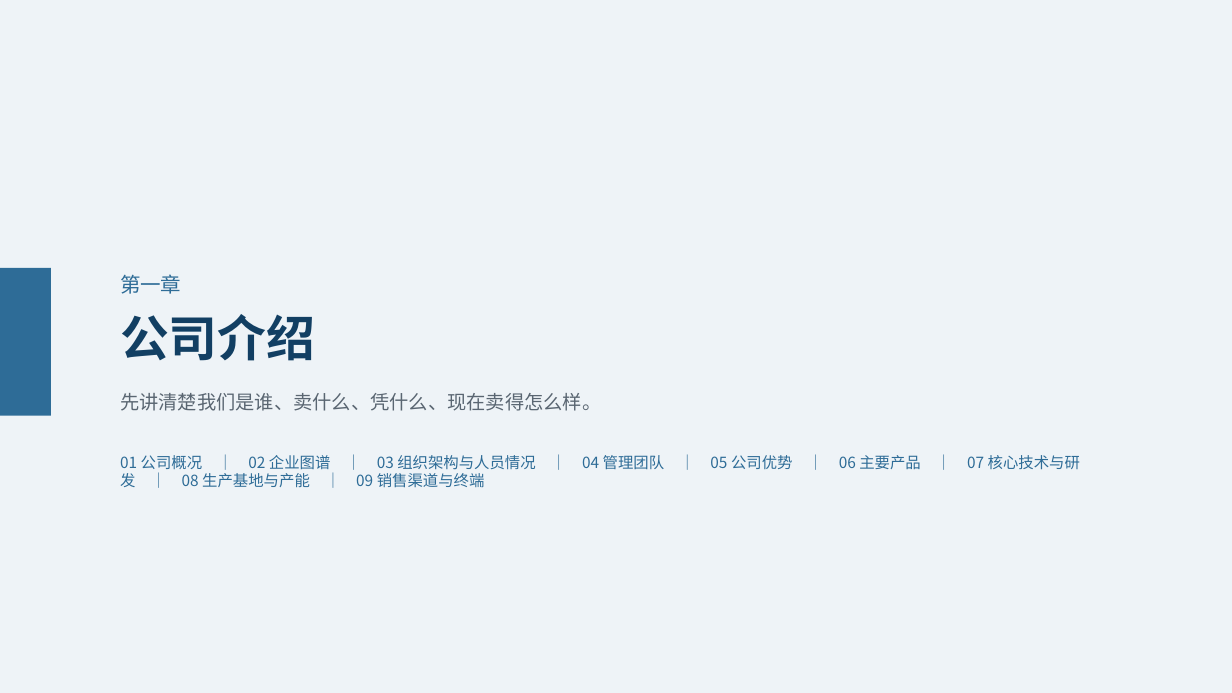
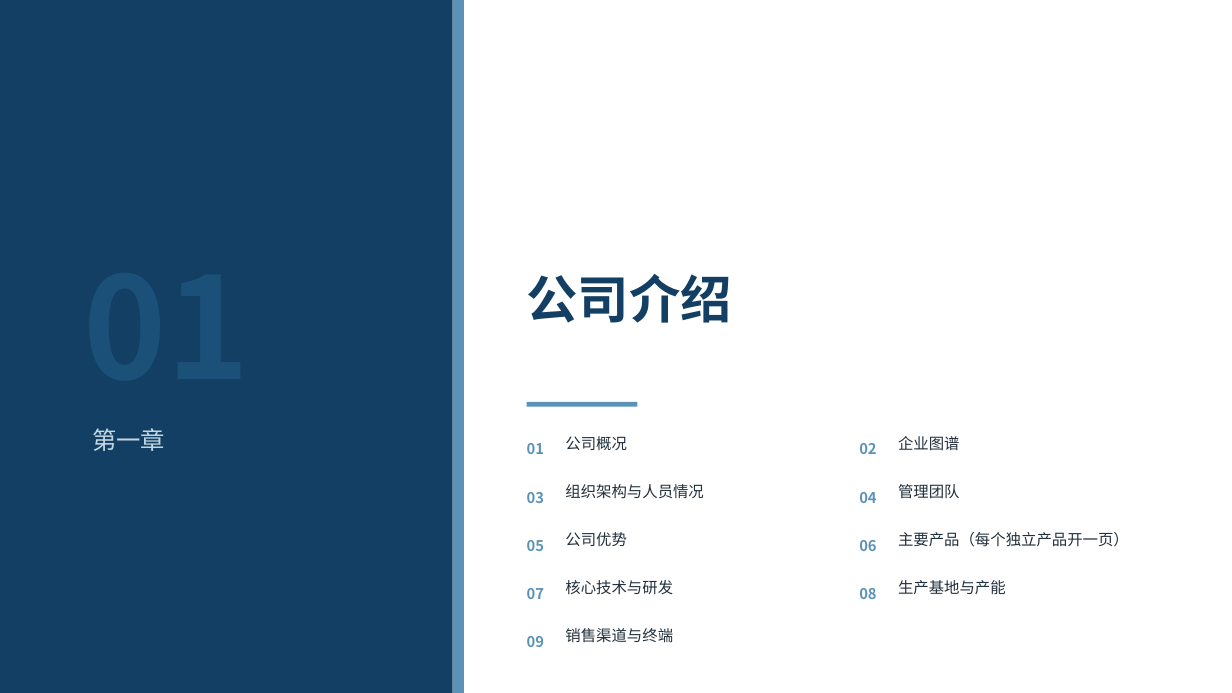
Before and after one commit to xid013-ux/JXD, a slide deck: slide 3 of output/BP框架/燕京中发融资BP框架（教学版）.pptx (slide 4 before the commit). Drawn at 1232x693 pixels with LibreOffice and Linux fonts; fonts in the diff are those of the drawing. Boxes give left, top, right and bottom in pixels: in the first picture for what was removed or moved away, otherwise in the second. Text is boxed around its words. In the diff, an @@ line names an element or a change of style, - is before the commit and + after.

```diff
--- a/output/BP框架/燕京中发融资BP框架（教学版）.pptx
+++ b/output/BP框架/燕京中发融资BP框架（教学版）.pptx
@@ background #EEF3F7 to #FFFFFF @@
@@ rectangle added at <box>0,0,453,693</box>, fill #123F63 @@
@@ rectangle added at <box>453,0,464,693</box>, fill #5B93B8 @@
@@ rectangle removed at <box>0,268,51,416</box> @@
@@ text "公司介绍": place and size @@
-text "公司介绍" at <box>120,314,315,361</box>
+text "公司介绍" at <box>527,274,732,323</box>
@@ text "公司介绍" at <box>527,274,732,323</box>: size 38 to 40 pt @@
@@ text removed at <box>120,393,601,411</box> @@
-先讲清楚我们是谁、卖什么、凭什么、现在卖得怎么样。
@@ rectangle added at <box>527,402,638,407</box>, fill #5B93B8 @@
@@ text "第一章": place and size @@
-text "第一章" at <box>120,274,181,294</box>
+text "第一章" at <box>92,428,165,451</box>
@@ text "第一章" at <box>92,428,165,451</box>: size 16 to 19 pt, text colour #2E6C97 to #C3D6E3 @@
@@ text added at <box>527,443,544,454</box>, 11.5 pt, text #5B93B8, bold @@
+01
@@ text added at <box>565,436,627,450</box>, 12 pt, text #22303C @@
+公司概况
@@ text added at <box>859,443,876,454</box>, 11.5 pt, text #5B93B8, bold @@
+02
@@ text added at <box>898,436,960,451</box>, 12 pt, text #22303C @@
+企业图谱
@@ text removed at <box>120,455,1080,470</box> @@
-01 公司概况 ｜ 02 企业图谱 ｜ 03 组织架构与人员情况 ｜ 04 管理团队 ｜ 05 公司优势 ｜ 06 主要产品 ｜ 07 核心技术与研发 ｜ 08 生产基地与产能 ｜ 09 销售渠道与终端
@@ text added at <box>527,492,544,503</box>, 11.5 pt, text #5B93B8, bold @@
+03
@@ text added at <box>565,484,703,499</box>, 12 pt, text #22303C @@
+组织架构与人员情况
@@ text added at <box>859,492,876,503</box>, 11.5 pt, text #5B93B8, bold @@
+04
@@ text added at <box>898,484,960,499</box>, 12 pt, text #22303C @@
+管理团队
@@ text added at <box>565,532,627,546</box>, 12 pt, text #22303C @@
+公司优势
@@ text added at <box>898,532,1129,547</box>, 12 pt, text #22303C @@
+主要产品（每个独立产品开一页）
@@ text added at <box>527,540,544,551</box>, 11.5 pt, text #5B93B8, bold @@
+05
@@ text added at <box>859,540,876,551</box>, 11.5 pt, text #5B93B8, bold @@
+06
@@ text added at <box>527,588,544,599</box>, 11.5 pt, text #5B93B8, bold @@
+07
@@ text added at <box>565,580,673,595</box>, 12 pt, text #22303C @@
+核心技术与研发
@@ text added at <box>859,588,876,599</box>, 11.5 pt, text #5B93B8, bold @@
+08
@@ text added at <box>898,580,1006,595</box>, 12 pt, text #22303C @@
+生产基地与产能
@@ text added at <box>565,628,673,643</box>, 12 pt, text #22303C @@
+销售渠道与终端
@@ text added at <box>527,636,544,647</box>, 11.5 pt, text #5B93B8, bold @@
+09
```
Also in this commit, not shown: 31 other slides changed, 4 slides removed, 7 other files.
